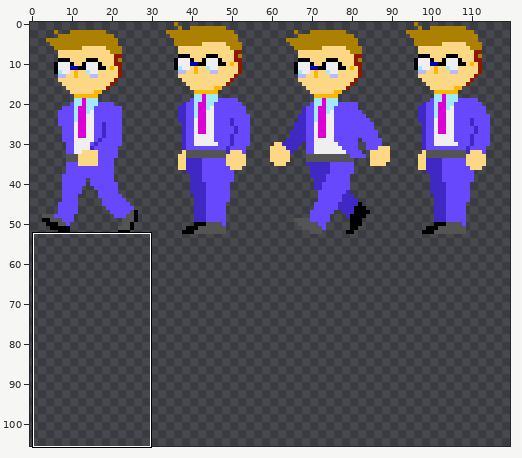
Sprite sheet, stored at Art Assets/Obstacles/businessman - small.png. The picture above shows the old version from afar; the outline marks the close-up.
Close-up. First the earlier version:
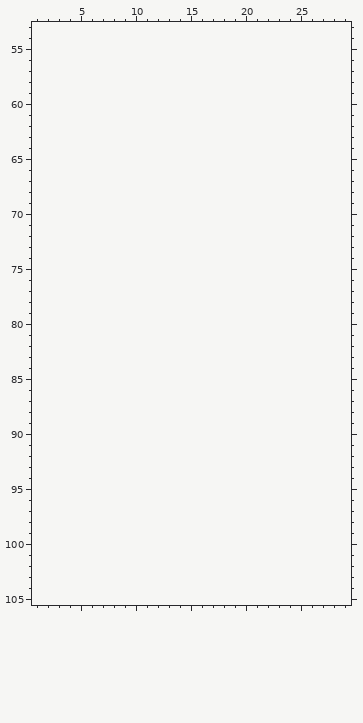
The file is 120x53 pixels. Shown: x 1..29, y 53..105. The old version is drawn lined up with the new one, on the new canvas. The commit also changed other parts of the picture, which this record leaves out.
New version:
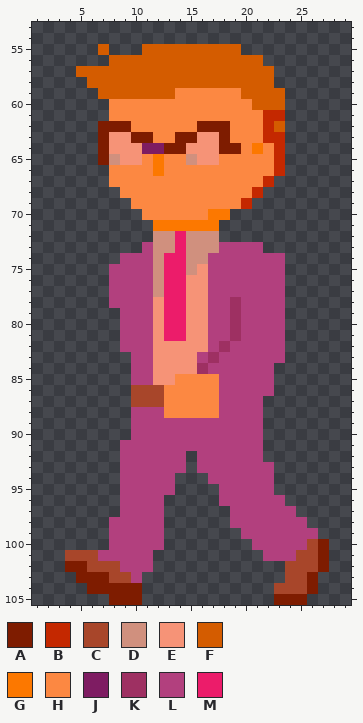
Palette (. is transparent): A #7e1c00  B #c42800  C #a8462a  D #d0907e  E #f69377  F #d45c00  G #fc7800  H #fc8842  J #7e1c62  K #9e3062  L #b2407e  M #ec1c6a
Difference:
canvas 120x53 -> 120x106
Changed rows in their new state; - is an unchanged pixel.
first column x 4:
 55 ---F---FFFFFFFFF--------
 56 ----FFFFFFFFFFFFFF------
 57 -FFFFFFFFFFFFFFFFFF-----
 58 --FFFFFFFFFFFFFFFFF-----
 59 ---FFFFFFFHHHHHHFFFF----
 60 ----HHHHHHHHHHHHHFFF----
 61 ----HHHHHHHHHHHHHHBB----
 62 ---AAAHHHHHHAAAHHHBF----
 63 ---AEEAAHHAAEEAHHHBB----
 64 ---AEEEJJAAEEEAAHGHB----
 65 ---ADEEHGHHDEEHHHHHB----
 66 ----HHHHGHHHHHHHHHHB----
 67 ----HHHHHHHHHHHHHHB-----
 68 -----HHHHHHHHHHHHB------
 69 ------HHHHHHHHHHB-------
 70 -------HHHHHHGG---------
 71 --------GGGGGG----------
 72 --------DDMDDD----------
 73 -------LDDMDDDLLLL------
 74 -----LLLDMMDDLLLLLLL----
 75 ----LLLLDMMDELLLLLLL----
 76 ----LLLLDMMEELLLLLLL----
 77 ----LLLLDMMEELLLLLLL----
 78 ----LLLLEMMEELLKLLLL----
 79 -----LLLEMMEELLKLLLL----
 80 -----LLLEMMEELLKLLLL----
 81 -----LLLEMMEELLKLLLL----
 82 -----LLLEEEEELKLLLLL----
 83 ------LLEEEELKLLLLLL----
 84 ------LLEEEEKLLLLLL-----
 85 ------LLEEHHHHLLLLL-----
 86 ------CCCHHHHHLLLLL-----
 87 ------CCCHHHHHLLLL------
 88 ------LLLHHHHHLLLL------
 89 ------LLLLLLLLLLLL------
 90 ------LLLLLLLLLLLL------
 91 -----LLLLLLLLLLLLL------
 92 -----LLLLLL-LLLLLL------
 93 -----LLLLLL-LLLLLLL-----
 94 -----LLLLL---LLLLLL-----
 95 -----LLLLL----LLLLL-----
 96 -----LLLL-----LLLLLL----
 97 -----LLLL------LLLLLL---
 98 ----LLLLL------LLLLLLL--
 99 ----LLLLL-------LLLLLLL-
100 ----LLLLL--------LLLLLCA
101 CCCLLLLL----------LLLCCA
102 AACCCLLL------------CCCA
103 -AAACCL-------------CCA-
104 --AAAAA------------CCCA-
105 ----AAA------------AAA--
